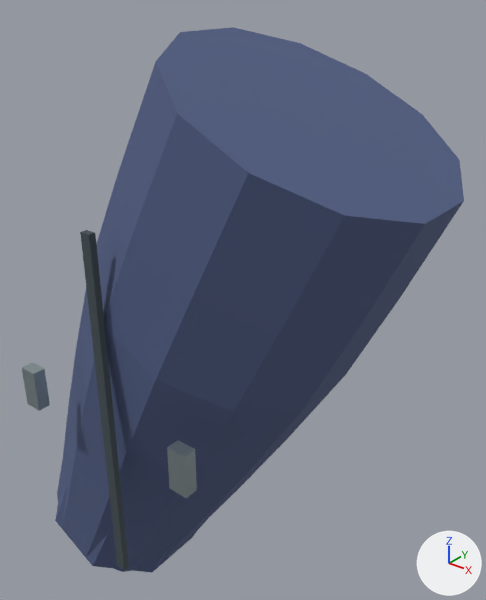
The glTF model Resource/Export/Modules/Outfit_Civilian_Female_Lean_Sleeve_R.glb: old version first, new version second.
One viewpoint serves both versions: a 50 mm camera at (-0.074, -0.214, 1.476) aimed at (-0.26, 0.019, 1.332). Arrows for +X, +Y and +Z are at lower right; the lights stay in place. The first picture is the older version. Vertices at exactly the same position are counted once.

The older version as bpy lines, for what is in view:
```python
me_outfit_civilian_female_lean_sleeve_r_mesh_001 = bpy.data.meshes.new('Outfit_Civilian_Female_Lean_Sleeve_R_Mesh.001')
me_outfit_civilian_female_lean_sleeve_r_mesh_001.from_pydata(...)  # 124 vertices, 228 faces; spans x -0.379..-0.157, y -0.07..0.061, z 1.151..1.456
# faces by material slot: [192, 12, 24]
me_outfit_civilian_female_lean_sleeve_r_mesh_001.materials.append(mat_cloth_indigo)  # blue #505d84
me_outfit_civilian_female_lean_sleeve_r_mesh_001.materials.append(mat_fabric_seam)  # greyish blue #424d52
me_outfit_civilian_female_lean_sleeve_r_mesh_001.materials.append(mat_fastener_titanium)  # grey #a8b6ba
ob_outfit_civilian_female_lean_sleeve_r = bpy.data.objects.new('Outfit_Civilian_Female_Lean_Sleeve_R', me_outfit_civilian_female_lean_sleeve_r_mesh_001)
ob_outfit_civilian_female_lean_sleeve_r.location = (0.0, 0.0, 0.0)
```
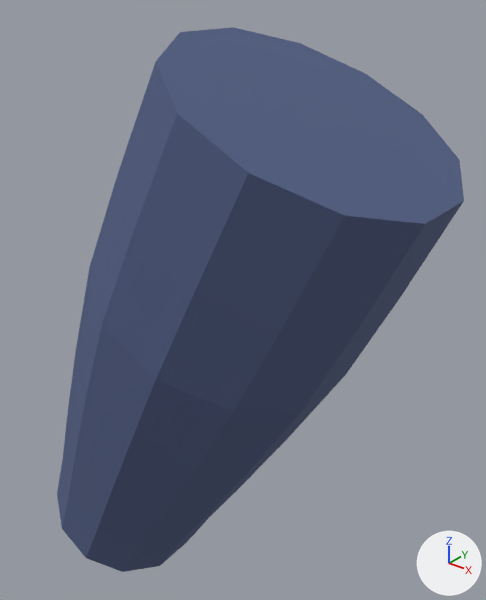
What differs and where, as boxes (x1, y1, x2, y2) in the pictures (486 x 600 px):
'Outfit_Civilian_Female_Lean_Sleeve_R', reshaped (8% narrower)
    before: (22, 27, 464, 572)
    after: (57, 27, 464, 572)
part 1 of me_outfit_civilian_female_lean_sleeve_r_mesh_001, deleted
    before: (22, 362, 50, 411)
part 2 of me_outfit_civilian_female_lean_sleeve_r_mesh_001, deleted
    before: (167, 440, 197, 498)
part 3 of me_outfit_civilian_female_lean_sleeve_r_mesh_001, deleted
    before: (80, 230, 129, 570)
part 4 of me_outfit_civilian_female_lean_sleeve_r_mesh_001, cut back
    before: (55, 486, 194, 572)

What the commit changed:
me_outfit_civilian_female_lean_sleeve_r_mesh_001 is used by ob_outfit_civilian_female_lean_sleeve_r; location (0.0, 0.0, 0.0).
me_outfit_civilian_female_lean_sleeve_r_mesh_001 had 124 vertices, 228 faces and spanned x -0.379..-0.157, y -0.07..0.061, z 1.151..1.456.
me_outfit_civilian_female_lean_sleeve_r_mesh_001 now has 96 vertices, 184 faces and spans x -0.379..-0.157, y -0.061..0.061, z 1.151..1.456.
me_outfit_civilian_female_lean_sleeve_r_mesh_001 part 1: the loose piece of 8 vertices spanning x -0.319..-0.31, y -0.07..-0.064, z 1.294..1.314 is deleted.
me_outfit_civilian_female_lean_sleeve_r_mesh_001 part 2: the loose piece of 8 vertices spanning x -0.226..-0.217, y -0.07..-0.064, z 1.294..1.314 is deleted.
me_outfit_civilian_female_lean_sleeve_r_mesh_001 part 3: the loose piece of 8 vertices spanning x -0.27..-0.265, y -0.066..-0.063, z 1.218..1.389 is deleted.
Part 4, on me_outfit_civilian_female_lean_sleeve_r_mesh_001:
7 vertices are removed from x -0.356..-0.301, y -0.043..0.043, z 1.151..1.25.
21 faces are deleted.
1 vertex moves from x -0.349, y 0.018, z 1.25 to x -0.349, y 0.0, z 1.25.
3 vertices are added at (-0.335, 0.043, 1.167), (-0.301, -0.006, 1.151), (-0.34, -0.043, 1.17).
13 new faces join them.
me_outfit_civilian_female_lean_sleeve_r_mesh_001 no longer uses material mat_fabric_seam (greyish blue #424d52).
me_outfit_civilian_female_lean_sleeve_r_mesh_001 no longer uses material mat_fastener_titanium (grey #a8b6ba).
